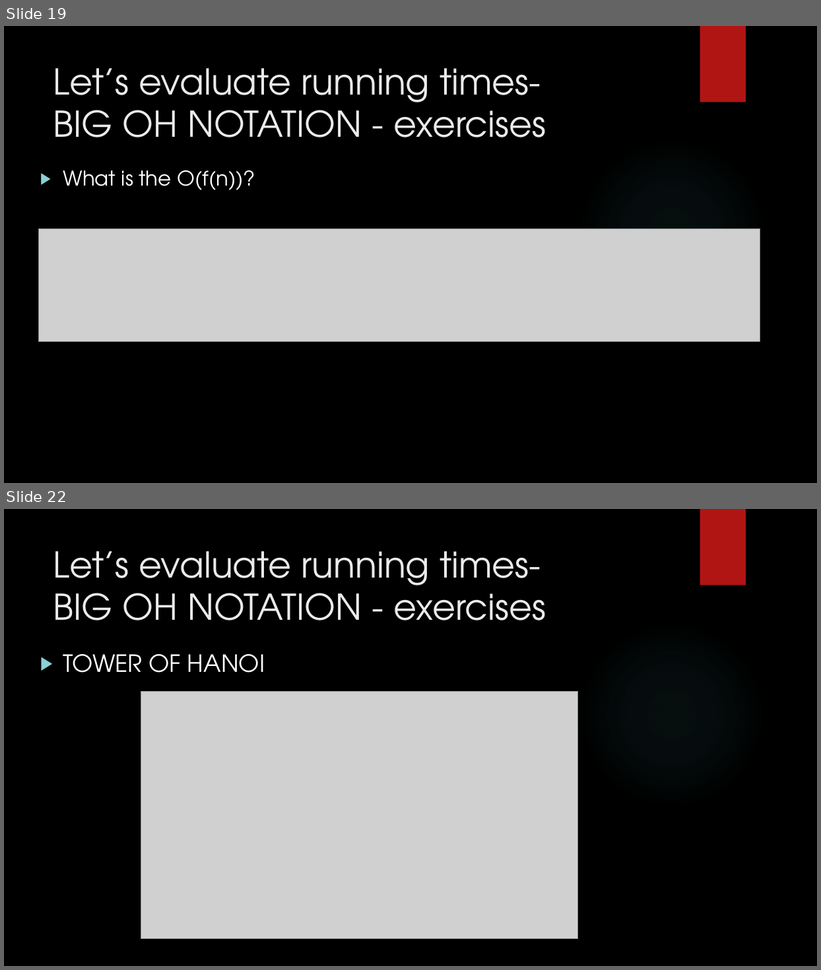
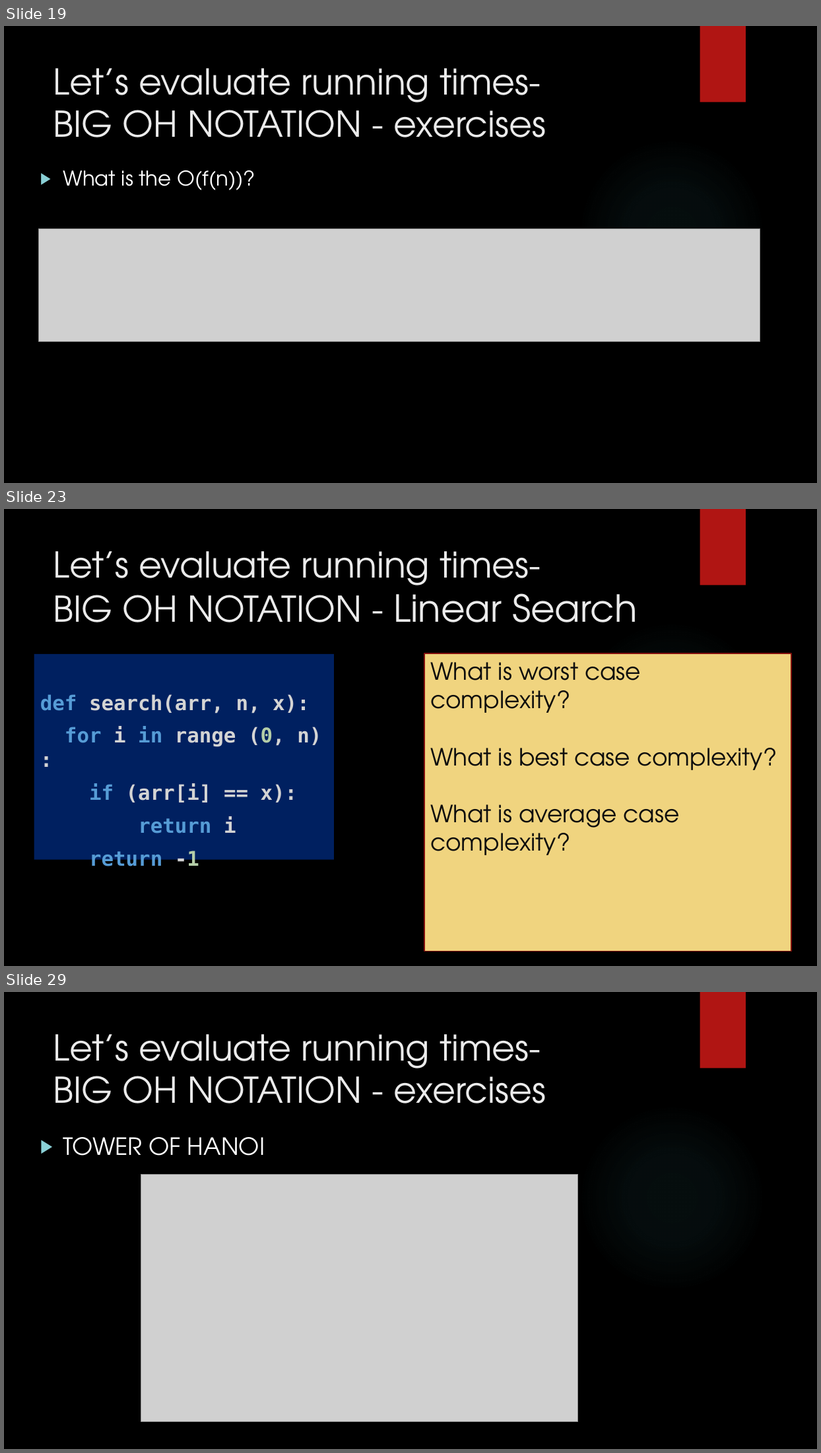
Before and after one commit to AthletiCoder/SPW, a slide deck: Lecture11/Teaching Presentation.pptx. Shown one above the other, each under a label of ours: slides 19 and 22 before the commit, slides 19, 23 and 29 after it; the slides between them are not shown. The pictures are 821x970 and 821x1453 pixels, drawn with LibreOffice and Linux fonts; fonts in the diff are those of the drawing; grey boxes stand for pictures; background and template pictures are left out. Boxes give left, top, right and bottom in pixels: in the first picture for what was removed or moved away, otherwise in the second. Text is boxed around its words. In the diff, an @@ line names an element or a change of style, - is before the commit and + after.

```diff
--- a/Lecture11/Teaching Presentation.pptx
+++ b/Lecture11/Teaching Presentation.pptx
@@ slide 23 added at box(4, 509, 817, 966), background picture (left out); not listed: 2 template elements that a slide beside it also shows @@
@@ title added at box(54, 551, 638, 623), 42 pt, text #EBEBEB @@
+Let’s evaluate running times-
+BIG OH NOTATION - Linear Search
@@ text added at box(34, 654, 333, 860), fill #002060, 24 pt, text #D4D4D4, bold @@
+def search(arr, n, x):
+for i in range (0, n):
+if (arr[i] == x):
+return i
+return -1
@@ rectangle added at box(424, 654, 791, 952), fill #F0D47F, outline #82100E 1.5 pt, 28 pt, text #0D0D0D @@
+What is worst case complexity?
+What is best case complexity?
+What is average case complexity?
@@ what was slide 22 is now slide 29 @@
```
Also in this commit, not shown: 3 slides changed, 12 other slides added, 5 other files.
